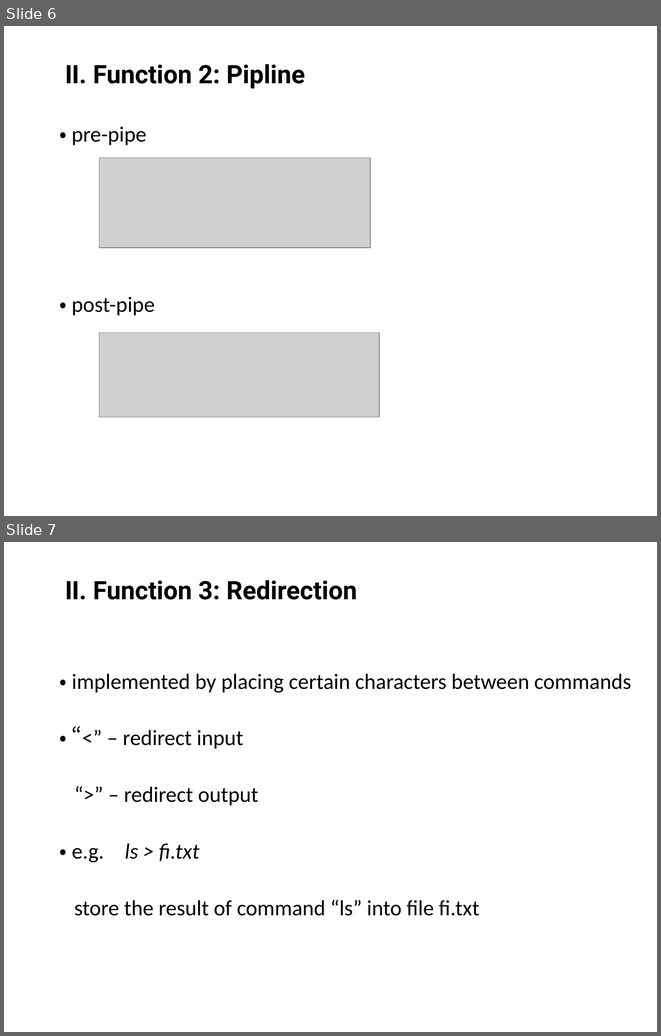
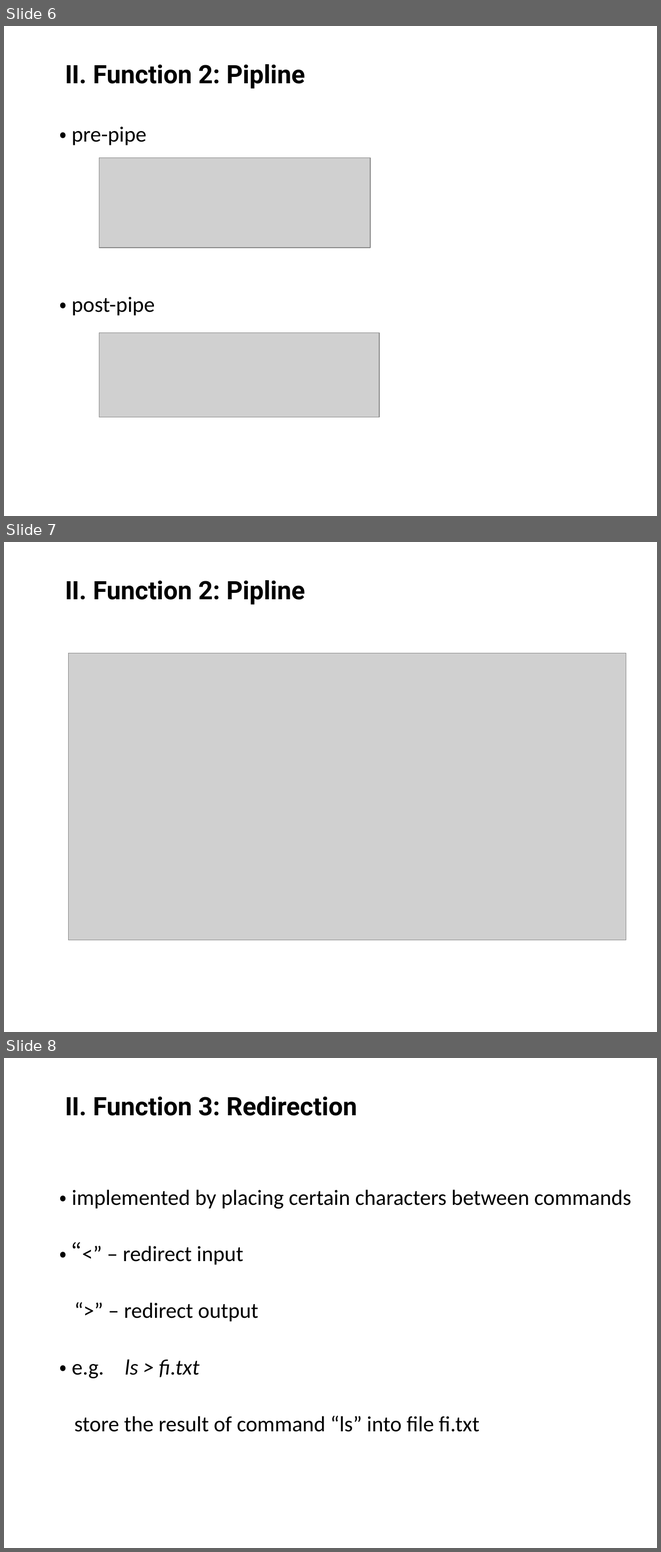
Before and after one commit to LYC1929/3431_OS_Project, a slide deck: OS_Project_GS_Shell/[CSCI3431]project#9.pptx. Shown one above the other, each under a label of ours: slides 6 and 7 before the commit, slides 6, 7 and 8 after it. The pictures are 661x1036 and 661x1552 pixels, drawn with LibreOffice and Linux fonts; fonts in the diff are those of the drawing; grey boxes stand for pictures; background and template pictures are left out. Boxes give left, top, right and bottom in pixels: in the first picture for what was removed or moved away, otherwise in the second. Text is boxed around its words. In the diff, an @@ line names an element or a change of style, - is before the commit and + after.

```diff
--- a/OS_Project_GS_Shell/[CSCI3431]project#9.pptx
+++ b/OS_Project_GS_Shell/[CSCI3431]project#9.pptx
@@ slide 7 added at box(4, 542, 657, 1032), background picture (left out) @@
@@ title added at box(65, 580, 306, 605), 28 pt, text #000000, bold @@
+Ⅱ. Function 2: Pipline
@@ picture added at box(68, 653, 626, 940) @@
@@ what was slide 7 is now slide 8 @@
```
Also in this commit, not shown: 1 slide changed, 1 other slide added.
